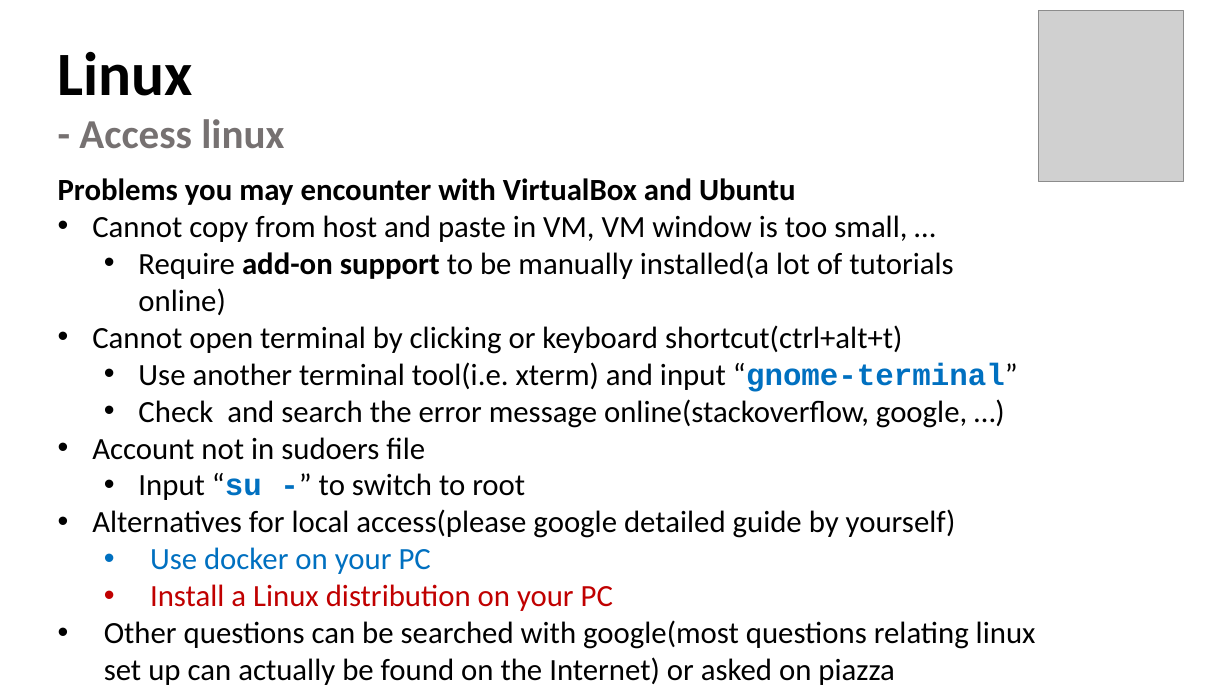
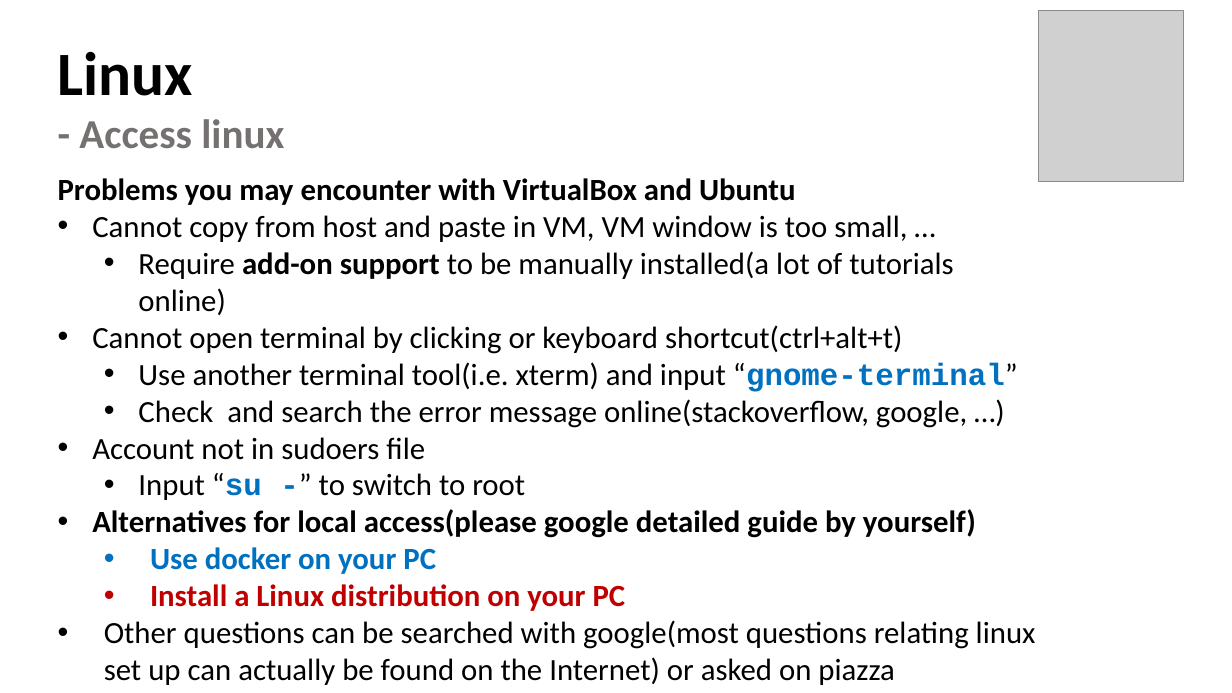
Before and after one commit to henryhxu/CSCI3150, a slide deck: slide 8 of tutorial/T01/tut01.pptx. Drawn at 1232x693 pixels with LibreOffice and Linux fonts; fonts in the diff are those of the drawing; grey boxes stand for pictures. Boxes give left, top, right and bottom in pixels: in the first picture for what was removed or moved away, otherwise in the second. Text is boxed around its words. In the diff, an @@ line names an element or a change of style, - is before the commit and + after.

```diff
--- a/tutorial/T01/tut01.pptx
+++ b/tutorial/T01/tut01.pptx
@@ text at bbox=[92, 509, 976, 611]: bold on in "Alternatives for local access(please google detailed guide ...", "Use docker on your PC", "Install a Linux distribution on your PC" @@
```
Also in this commit, not shown: 2 other slides changed, 1 other file.
